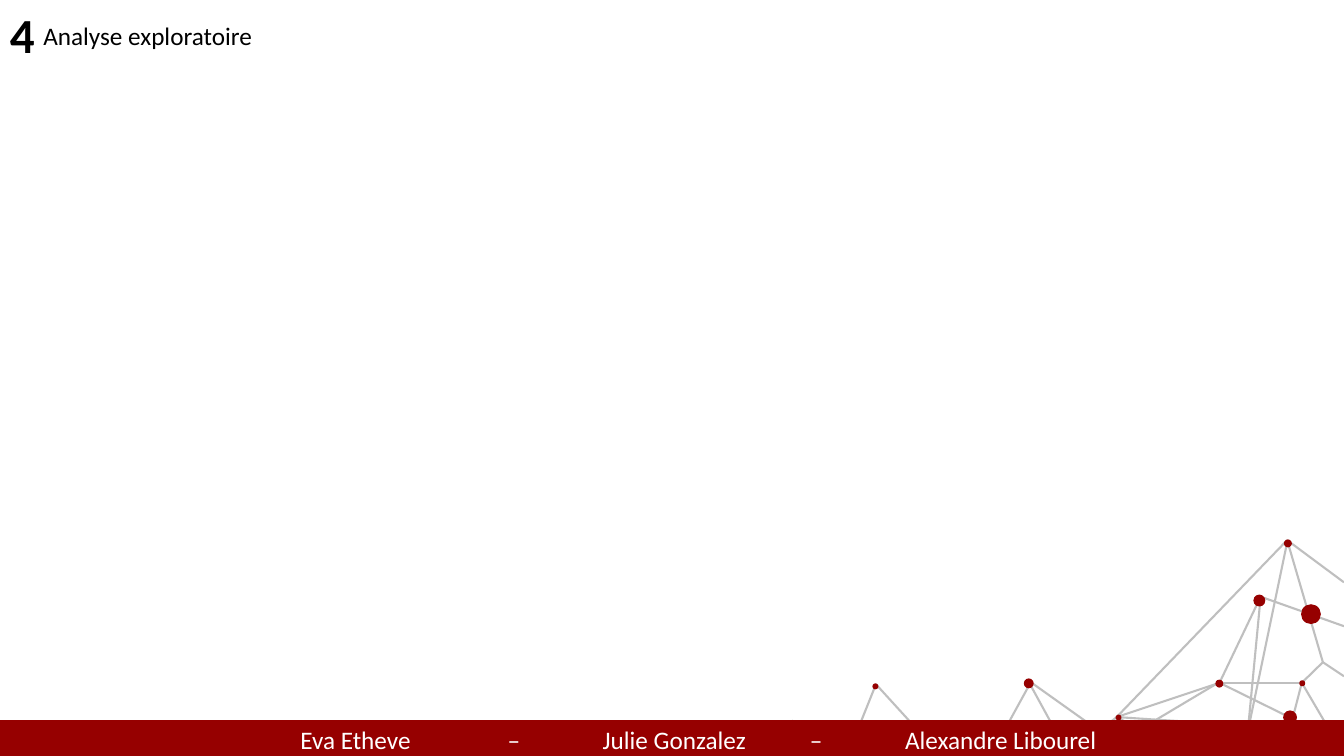
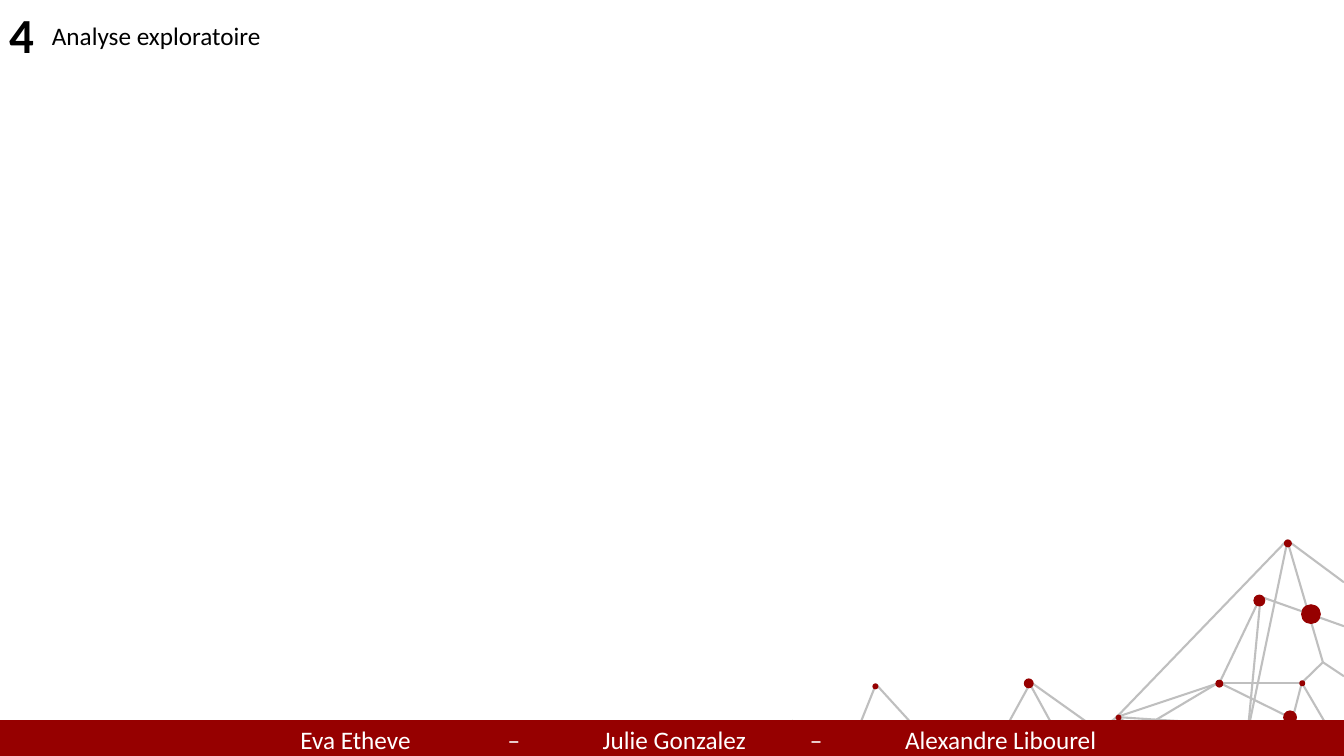
Before and after one commit to julie743/defi_IA, a slide deck: slide 13 of slides.pptx (slide 7 before the commit). Drawn at 1344x756 pixels with LibreOffice and Linux fonts; fonts in the diff are those of the drawing. Boxes give left, top, right and bottom in pixels: in the first picture for what was removed or moved away, otherwise in the second. Text is boxed around its words. In the diff, an @@ line names an element or a change of style, - is before the commit and + after.

```diff
--- a/slides.pptx
+++ b/slides.pptx
@@ text "Analyse exploratoire": place and size @@
-text "Analyse exploratoire" at box(43, 27, 252, 49)
+text "Analyse exploratoire" at box(52, 27, 261, 49)
```
Also in this commit, not shown: 5 other slides changed, 6 slides added, 1 other file.
